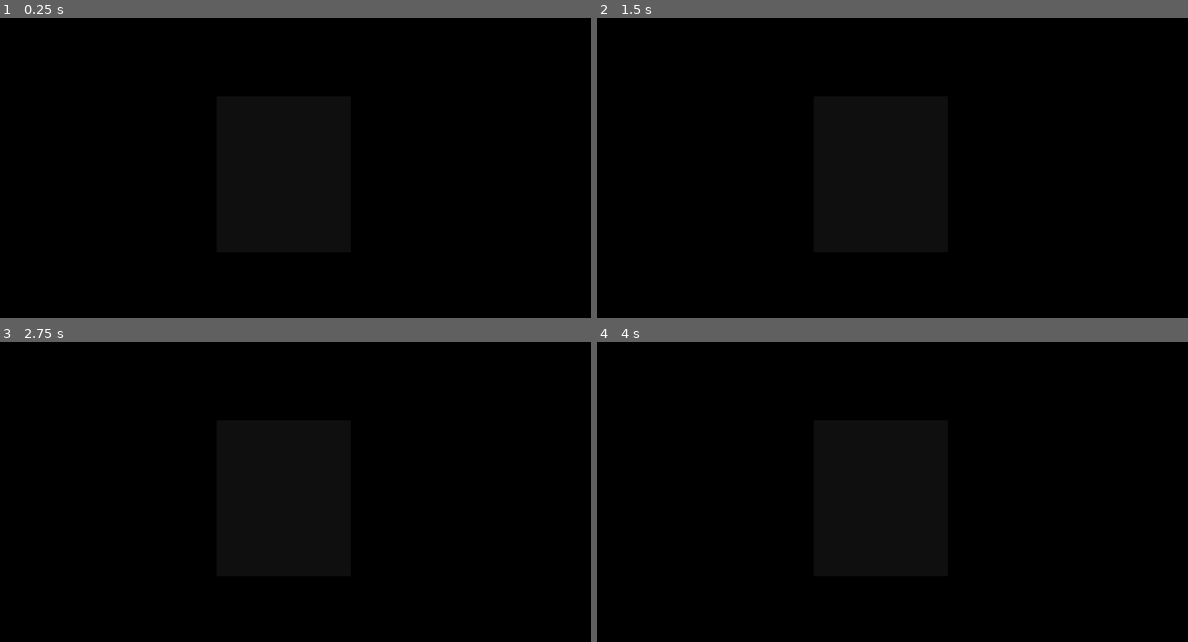
Above: before the commit, frames 1-4 (two rows, left to right).
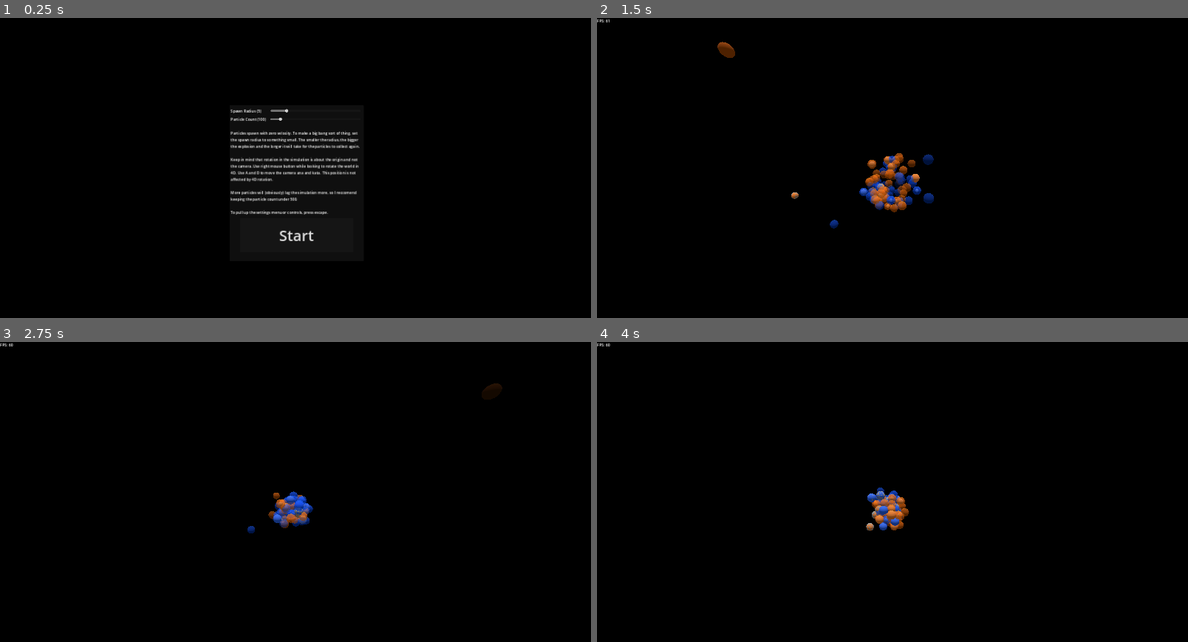
Above: after the commit, the same moments.

Repository: Z53-INCOMING/4D-Gravity-Simulator
Game: Godot game, scene res://world.tscn
Two runs of this game, one before a commit and one after it. Both use one fixed random seed, a clock stepped at 60 frames per second and the inputs below.
Inputs (mouse positions are in pixels of both pictures, inside the frame that each line leads up to):
- Up to frame 1 (0.25 s): no input
- Up to frame 2 (1.5 s): click (892, 234) at 0.5 s, where only the run after the commit has a clickable "Start"; move the mouse to (1022, 168) at 1.27 s; hold Right mouse button (4d look) from 1.28 s (still down)
- Up to frame 3 (2.75 s): tap D (ana) at 1.55, 2.1 s; move the mouse to (177, 525) at 2.02 s; release Right mouse button (4d look) at 2.03 s; tap Ctrl (control) at 2.3 s
- Up to frame 4 (4 s): move the mouse to (951, 435) at 2.77 s; hold Ctrl (control) 2.78-3.53 s; tap A (kata) at 3.05, 3.6 s; move the mouse to (862, 576) at 3.52 s; tap Middle mouse button (pan) at 3.8 s

The runs differ from the first frame. In frame 1, 1.8% of the frame differs, in the area x 39-61%, y 30-75%; in frame 2, 1.5%; in frame 3, 0.7%; in frame 4, 0.7%.

Commit message:
Start and pause menu

Diff:
--- a/Globals.gd
+++ b/Globals.gd
@@ -2,7 +2,7 @@
 
 var camera_w = 0.0
 
-var hidden_axis_sight_range = 10.0
+var hidden_axis_sight_range = 5.0
 
 var physics_objects = []
 
--- a/advanced_3d_camera.gd
+++ b/advanced_3d_camera.gd
@@ -25,78 +25,81 @@
 
 @export var speed = 5.0
 
+var enabled = true
+
 var resolution = Vector2(ProjectSettings.get_setting("display/window/size/viewport_width"), ProjectSettings.get_setting("display/window/size/viewport_height"))
 
 func _ready():
 	camera.position.z = zoom
 
 func _process(delta):
-	if !fixed_zoom:
-		if Input.is_action_just_released("zoom_in"):
-			zoom *= 0.990099 if Input.is_action_pressed("control") else 0.90909
-		if Input.is_action_just_released("zoom_out"):
-			zoom *= 1.01 if Input.is_action_pressed("control") else 1.1
-		zoom = clamp(zoom, zoom_near_limit, zoom_far_limit)
-	var k = 1.0 - pow(0.001, delta)
-	camera.position.z = lerp(camera.position.z, zoom, k)
-	camera.size = lerp(camera.size, zoom, k)
+	if enabled:
+		if !fixed_zoom:
+			if Input.is_action_just_released("zoom_in"):
+				zoom *= 0.990099 if Input.is_action_pressed("control") else 0.90909
+			if Input.is_action_just_released("zoom_out"):
+				zoom *= 1.01 if Input.is_action_pressed("control") else 1.1
+			zoom = clamp(zoom, zoom_near_limit, zoom_far_limit)
+		var k = 1.0 - pow(0.001, delta)
+		camera.position.z = lerp(camera.position.z, zoom, k)
+		camera.size = lerp(camera.size, zoom, k)
 
-	mouseSensitivity = -0.0005 if Input.is_action_pressed("control") else -0.005
+		mouseSensitivity = -0.0005 if Input.is_action_pressed("control") else -0.005
 
-	if Input.is_action_just_pressed("pan") and !Input.is_action_pressed("shift"):
-		mouseStart = get_viewport().get_mouse_position()
-
-	if Input.is_action_pressed("pan") and !Input.is_action_pressed("shift"):
-		var mousePos = get_viewport().get_mouse_position()
-
-		pivot.rotate_x((mousePos - mouseStart).y * mouseSensitivity)
-		rotate_y((mousePos - mouseStart).x * mouseSensitivity)
-
-		pivot.rotation.x = clamp(pivot.rotation.x, -PI*0.5, PI*0.5)
-
-		mouseStart = get_viewport().get_mouse_position()
-
-	if movement_allowed:
-		if Input.is_action_just_pressed("pan") and Input.is_action_pressed("shift"):
+		if Input.is_action_just_pressed("pan") and !Input.is_action_pressed("shift"):
 			mouseStart = get_viewport().get_mouse_position()
 
-		if Input.is_action_pressed("pan") and Input.is_action_pressed("shift"):
+		if Input.is_action_pressed("pan") and !Input.is_action_pressed("shift"):
 			var mousePos = get_viewport().get_mouse_position()
-			var sensitivity = 0.001 * zoom
 
-			position.x += cos(rotation.y + PI) * (mousePos - mouseStart).x * sensitivity
-			position.z -= sin(rotation.y + PI) * (mousePos - mouseStart).x * sensitivity
+			pivot.rotate_x((mousePos - mouseStart).y * mouseSensitivity)
+			rotate_y((mousePos - mouseStart).x * mouseSensitivity)
 
-			if Input.is_action_pressed("control"):
-				position.x += cos(rotation.y + PI*0.5) * (mousePos - mouseStart).y * sensitivity# * -sign(pivot.rotation.x)
-				position.z -= sin(rotation.y + PI*0.5) * (mousePos - mouseStart).y * sensitivity# * -sign(pivot.rotation.x)
-			else:
-				position.x -= cos(rotation.y + PI*0.5) * sin(pivot.rotation.x) * (mousePos - mouseStart).y * sensitivity
-				position.y += cos(pivot.rotation.x) * (mousePos - mouseStart).y * sensitivity
-				position.z += sin(rotation.y + PI*0.5) * sin(pivot.rotation.x) * (mousePos - mouseStart).y * sensitivity
+			pivot.rotation.x = clamp(pivot.rotation.x, -PI*0.5, PI*0.5)
 
 			mouseStart = get_viewport().get_mouse_position()
 
-	if pausing_allowed:
-		if Input.is_action_just_pressed("pause"):
-			get_tree().paused = !get_tree().paused
+		if movement_allowed:
+			if Input.is_action_just_pressed("pan") and Input.is_action_pressed("shift"):
+				mouseStart = get_viewport().get_mouse_position()
 
-	if resetting_allowed:
-		if Input.is_action_just_pressed("reset"):
-			get_tree().reload_current_scene()
+			if Input.is_action_pressed("pan") and Input.is_action_pressed("shift"):
+				var mousePos = get_viewport().get_mouse_position()
+				var sensitivity = 0.001 * zoom
 
-	if Input.is_action_pressed("kata"):
-		Globals.camera_w -= speed * delta
-	if Input.is_action_pressed("ana"):
-		Globals.camera_w += speed * delta
+				position.x += cos(rotation.y + PI) * (mousePos - mouseStart).x * sensitivity
+				position.z -= sin(rotation.y + PI) * (mousePos - mouseStart).x * sensitivity
 
-	if Input.is_action_just_pressed("4d look"):
-		mouseStart = get_viewport().get_mouse_position()
+				if Input.is_action_pressed("control"):
+					position.x += cos(rotation.y + PI*0.5) * (mousePos - mouseStart).y * sensitivity# * -sign(pivot.rotation.x)
+					position.z -= sin(rotation.y + PI*0.5) * (mousePos - mouseStart).y * sensitivity# * -sign(pivot.rotation.x)
+				else:
+					position.x -= cos(rotation.y + PI*0.5) * sin(pivot.rotation.x) * (mousePos - mouseStart).y * sensitivity
+					position.y += cos(pivot.rotation.x) * (mousePos - mouseStart).y * sensitivity
+					position.z += sin(rotation.y + PI*0.5) * sin(pivot.rotation.x) * (mousePos - mouseStart).y * sensitivity
 
-	if Input.is_action_pressed("4d look"):
-		var mousePos = get_viewport().get_mouse_position()
+				mouseStart = get_viewport().get_mouse_position()
 
-		Globals.xw_angle += ((mousePos - mouseStart).x * mouseSensitivity)
-		Globals.zw_angle += ((mousePos - mouseStart).y * mouseSensitivity)
+		if pausing_allowed:
+			if Input.is_action_just_pressed("pause"):
+				get_tree().paused = !get_tree().paused
 
-		mouseStart = get_viewport().get_mouse_position()
+		if resetting_allowed:
+			if Input.is_action_just_pressed("reset"):
+				get_tree().reload_current_scene()
+
+		if Input.is_action_pressed("kata"):
+			Globals.camera_w -= speed * delta
+		if Input.is_action_pressed("ana"):
+			Globals.camera_w += speed * delta
+
+		if Input.is_action_just_pressed("4d look"):
+			mouseStart = get_viewport().get_mouse_position()
+
+		if Input.is_action_pressed("4d look"):
+			var mousePos = get_viewport().get_mouse_position()
+
+			Globals.xw_angle += ((mousePos - mouseStart).x * mouseSensitivity)
+			Globals.zw_angle += ((mousePos - mouseStart).y * mouseSensitivity)
+
+			mouseStart = get_viewport().get_mouse_position()
--- a/project.godot
+++ b/project.godot
@@ -46,6 +46,7 @@
 pan={
 "deadzone": 0.5,
 "events": [Object(InputEventMouseButton,"resource_local_to_scene":false,"resource_name":"","device":-1,"window_id":0,"a …(258 unchanged characters)…
+, Object(InputEventMouseButton,"resource_local_to_scene":false,"resource_name":"","device":-1,"window_id":0,"alt_pressed":false,"shift_pressed":false,"ctrl_pressed":false,"meta_pressed":false,"button_mask":1,"position":Vector2(79, 19),"global_position":Vector2(83, 60),"factor":1.0,"button_index":1,"canceled":false,"pressed":true,"double_click":false,"script":null)
 ]
 }
 shift={
@@ -78,6 +79,11 @@
 "events": [Object(InputEventMouseButton,"resource_local_to_scene":false,"resource_name":"","device":-1,"window_id":0,"a …(256 unchanged characters)…
 ]
 }
+escape={
+"deadzone": 0.5,
+"events": [Object(InputEventKey,"resource_local_to_scene":false,"resource_name":"","device":-1,"window_id":0,"alt_pressed":false,"shift_pressed":false,"ctrl_pressed":false,"meta_pressed":false,"pressed":false,"keycode":0,"physical_keycode":4194305,"key_label":0,"unicode":0,"echo":false,"script":null)
+]
+}
 
 [rendering]
 
--- a/world.gd
+++ b/world.gd
@@ -1,12 +1,18 @@
 extends Node3D
 
-var particles = 250
+var particles = 100
 
 @onready var particle_scene = preload("res://physics_object_4d.tscn")
 
-var spawn_radius = 3.0
+var spawn_radius = 5.0
 
 @onready var label = $UI/Label
+
+@onready var spawn_radius_label = $UI/Panel/Label2
+
+@onready var particle_count_label = $UI/Panel/Label3
+
+@onready var menu = $UI/Pause
 
 func start():
 	for p in particles:
@@ -21,8 +27,10 @@
 
 func _process(delta):
 	label.text = "FPS: " + str(Engine.get_frames_per_second())
-	label.text += "\n"
-	label.text += "Particles: " + str(particles)
+
+	if Input.is_action_just_pressed("escape"):
+		menu.visible = !menu.visible
+		$Advanced3DCamera.enabled = !menu.visible
 
 func get_point_in_hypersphere(radius = 5.0) -> Vector4:
 	var point = Vector4(randf_range(-radius, radius), randf_range(-radius, radius), randf_range(-radius, radius), randf_range(-radius, radius))
@@ -31,3 +39,29 @@
 		return get_point_in_hypersphere(radius)
 	else:
 		return point
+
+func _on_spawn_radius_slider_value_changed(value):
+	spawn_radius = value
+	spawn_radius_label.text = "Spawn Radius: (" + str(value) + ")"
+
+func _on_particle_count_slider_value_changed(value):
+	particles = value
+	particle_count_label.text = "Particle Count (" + str(value) + ")"
+
+
+func _on_start_button_down():
+	start()
+	$UI/Panel.visible = false
+	label.visible = true
+
+
+func _on_hidden_range_value_changed(value):
+	Globals.hidden_axis_sight_range = value
+
+
+func _on_transparency_multiplier_value_changed(value):
+	Globals.transparency_multiplier = value
+
+
+func _on_w_speed_value_changed(value):
+	$Advanced3DCamera.speed = value
--- a/world.tscn
+++ b/world.tscn
@@ -12,12 +12,13 @@
 [node name="World" type="Node3D"]
 process_mode = 3
 script = ExtResource("1_cc0ny")
+metadata/_edit_horizontal_guides_ = [721.0]
+metadata/_edit_vertical_guides_ = [1281.0]
 
 [node name="Advanced3DCamera" parent="." instance=ExtResource("1_vjs6b")]
 zoom = 20.0
 movement_allowed = true
 pausing_allowed = true
-resetting_allowed = true
 zoom_far_limit = 400.0
 
 [node name="WorldEnvironment" type="WorldEnvironment" parent="."]
@@ -35,7 +36,132 @@
 text = "FPS: not 165 lol"
 
 [node name="Panel" type="Panel" parent="UI"]
-offset_left = 939.0
-offset_top = 340.0
-offset_right = 1521.0
-offset_bottom = 1015.0
+offset_left = 994.0
+offset_top = 378.0
+offset_right = 1576.0
+offset_bottom = 1053.0
+
+[node name="Start" type="Button" parent="UI/Panel"]
+layout_mode = 0
+offset_left = 45.0
+offset_top = 489.0
+offset_right = 537.0
+offset_bottom = 636.0
+theme_override_font_sizes/font_size = 64
+text = "Start"
+
+[node name="SpawnRadiusSlider" type="HSlider" parent="UI/Panel"]
+layout_mode = 0
+offset_left = 178.0
+offset_top = 6.0
+offset_right = 568.0
+offset_bottom = 43.0
+min_value = 1.0
+max_value = 25.0
+value = 5.0
+
+[node name="Label2" type="Label" parent="UI/Panel"]
+offset_left = 5.0
+offset_top = 12.0
+offset_right = 122.0
+offset_bottom = 35.0
+text = "Spawn Radius (5)"
+
+[node name="ParticleCountSlider" type="HSlider" parent="UI/Panel"]
+layout_mode = 0
+offset_left = 177.0
+offset_top = 42.0
+offset_right = 568.0
+offset_bottom = 79.0
+min_value = 2.0
+max_value = 1000.0
+value = 100.0
+
+[node name="Label3" type="Label" parent="UI/Panel"]
+offset_left = 5.0
+offset_top = 48.0
+offset_right = 122.0
+offset_bottom = 71.0
+text = "Particle Count (100)"
+
+[node name="Label4" type="Label" parent="UI/Panel"]
+offset_left = 5.0
+offset_top = 108.0
+offset_right = 574.0
+offset_bottom = 157.0
+text = "Particles spawn with zero velocity. To make a big bang sort of thing, set the spawn radius to something small. The smaller the radius, the bigger the explosion and the longer it will take for the particles to collect again.
+
+Keep in mind that rotation in the simulation is about the origin and not the camera. Use right mouse button while looking to rotate the world in 4D. Use A and D to move the camera ana and kata. This position is not affected by 4D rotation.
+
+More particles will (obviously) lag the simulation more, so I reccomend keeping the particle count under 500.
+
+To pull up the settings menu or controls, press escape."
+autowrap_mode = 3
+
+[node name="Pause" type="Panel" parent="UI"]
+visible = false
+offset_left = 1110.0
+offset_top = 543.0
+offset_right = 1453.0
+offset_bottom = 894.0
+
+[node name="HiddenRange" type="SpinBox" parent="UI/Pause"]
+layout_mode = 0
+offset_left = 17.0
+offset_top = 8.0
+offset_right = 335.0
+offset_bottom = 39.0
+min_value = 1.0
+max_value = 15.0
+step = 0.5
+value = 5.0
+prefix = "Hidden Axis Shadow Range:"
+suffix = "units"
+
+[node name="WSpeed" type="SpinBox" parent="UI/Pause"]
+layout_mode = 0
+offset_left = 17.0
+offset_top = 47.0
+offset_right = 335.0
+offset_bottom = 78.0
+min_value = 1.0
+max_value = 15.0
+step = 0.5
+value = 5.0
+prefix = "W Speed:"
+suffix = "u/s"
+
+[node name="TransparencyMultiplier" type="SpinBox" parent="UI/Pause"]
+layout_mode = 0
+offset_left = 17.0
+offset_top = 87.0
+offset_right = 335.0
+offset_bottom = 118.0
+max_value = 1.0
+step = 0.01
+value = 0.75
+prefix = "Transparency Multiplier:"
+
+[node name="Controls" type="Label" parent="UI/Pause"]
+offset_left = 4.0
+offset_top = 127.0
+offset_right = 343.0
+offset_bottom = 338.0
+text = "Controls:
+MMB/LMB + Move Mouse: Orbit Camera
+RMB + Move Mouse: Rotate World 4D
+A + D: Strafe Camera Ana & Kata
+Scroll Wheel: Zoom
+Space: Pause
+Control: Slows Panning/Orbitting
+Shift: Turns Camera Orbitting Into Panning"
+horizontal_alignment = 1
+vertical_alignment = 1
+autowrap_mode = 3
+
+[connection signal="button_down" from="UI/Panel/Start" to="." method="_on_start_button_down"]
+[connection signal="value_changed" from="UI/Panel/SpawnRadiusSlider" to="." method="_on_spawn_radius_slider_value_changed"]
+[connection signal="value_changed" from="UI/Panel/ParticleCountSlider" to="." method="_on_particle_count_slider_value_changed"]
+[connection signal="value_changed" from="UI/Pause/HiddenRange" to="." method="_on_hidden_range_value_changed"]
+[connection signal="value_changed" from="UI/Pause/WSpeed" to="." method="_on_w_speed_value_changed"]
+[connection signal="value_changed" from="UI/Pause/TransparencyMultiplier" to="." method="_on_transparency_multiplier_value_changed"]
